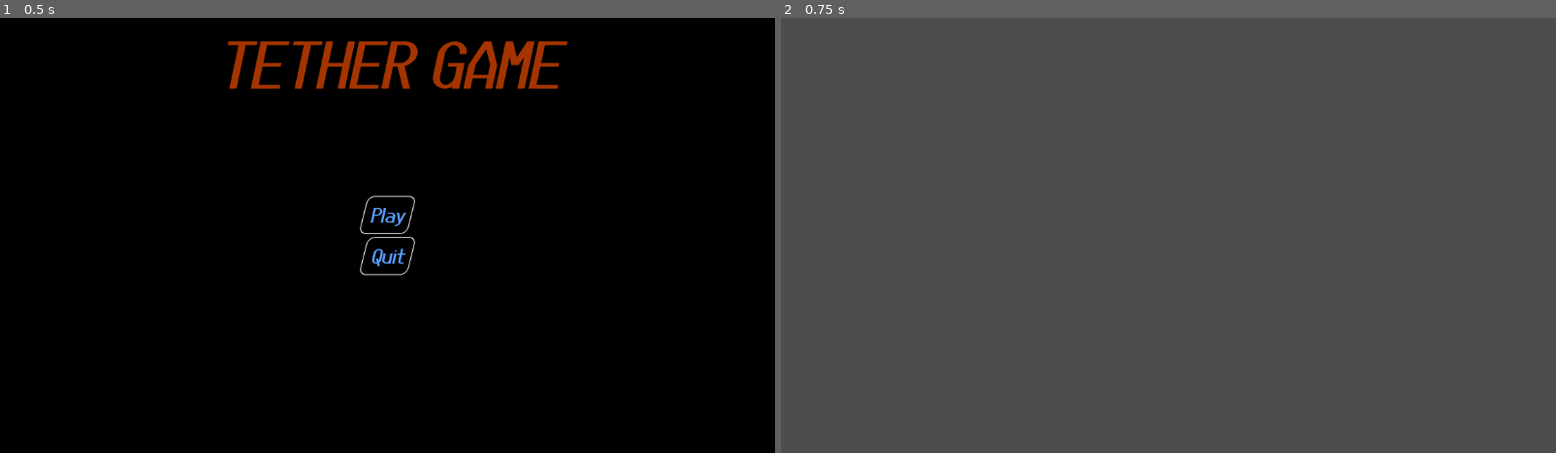
Above: before the commit, frames 1-2 (left to right).
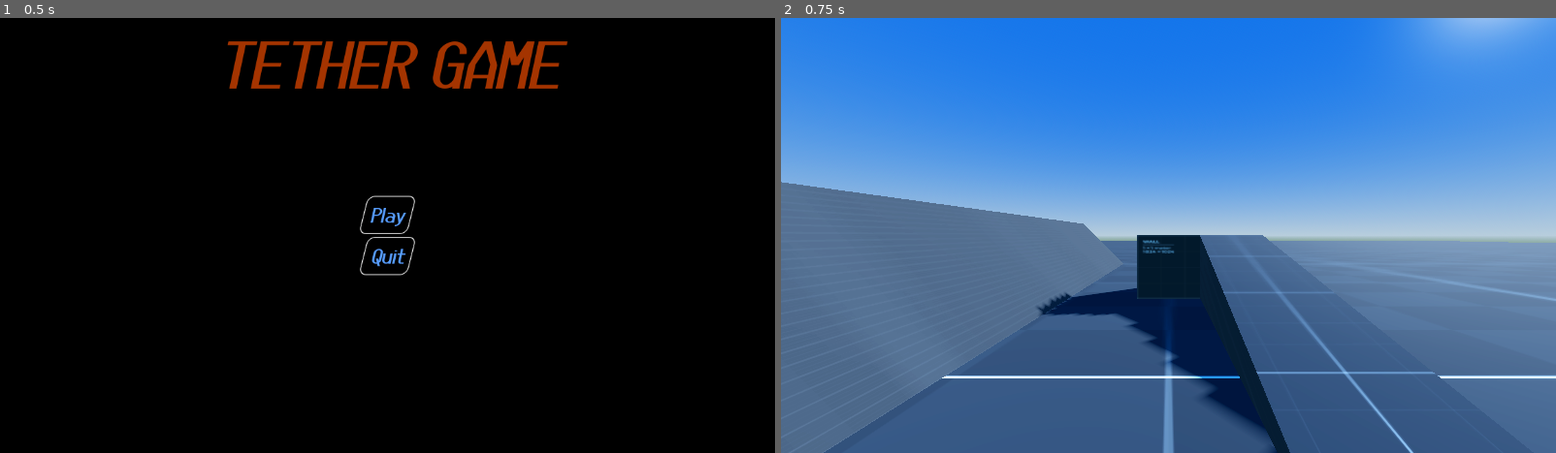
Above: after the commit, the same moments.

Repository: Kestrel280/tethergame
Game: Godot game, scene res://main.tscn
Same seed, same stepped clock (60 frames per second), same inputs: the game is played once before the commit and once after it.
Inputs:
- Up to frame 1 (0.5 s): no input
- Up to frame 2 (0.75 s): click "Play" at 0.5 s

Frame 1 is identical in both runs. In frame 2, 100% of the frame differs, in the area x 0-100%, y 0-100%.

Commit message:
Add Player with input controller and camera controller

Diff:
--- /dev/null
+++ b/Player.tscn
@@ -0,0 +1,28 @@
+[gd_scene load_steps=7 format=3 uid="uid://cmu3p2dw8cim5"]
+
+[ext_resource type="Script" uid="uid://bxc7aus4hrchs" path="res://classes/player.gd" id="1_xhfnw"]
+[ext_resource type="Script" uid="uid://dv5u34mk2sgl5" path="res://controllers/camera/camera_controller_player.gd" id="2_e80uo"]
+[ext_resource type="Script" uid="uid://bk2mg7jt7y2dm" path="res://controllers/input/input_controller_kbm.gd" id="3_cxr5p"]
+[ext_resource type="Script" uid="uid://b4dy0hm3wdem5" path="res://controllers/movement/movement_controller_player.gd" id="4_tdg3f"]
+
+[sub_resource type="CapsuleShape3D" id="CapsuleShape3D_xhfnw"]
+
+[sub_resource type="CapsuleMesh" id="CapsuleMesh_xhfnw"]
+
+[node name="Player" type="CharacterBody3D"]
+script = ExtResource("1_xhfnw")
+camera_controller_script = ExtResource("2_e80uo")
+input_controller_script = ExtResource("3_cxr5p")
+movement_controller_script = ExtResource("4_tdg3f")
+metadata/_custom_type_script = "uid://bxc7aus4hrchs"
+
+[node name="Collision_Mesh" type="CollisionShape3D" parent="."]
+shape = SubResource("CapsuleShape3D_xhfnw")
+
+[node name="Body_Model" type="MeshInstance3D" parent="."]
+mesh = SubResource("CapsuleMesh_xhfnw")
+
+[node name="Head" type="Node3D" parent="."]
+transform = Transform3D(1, 0, 0, 0, 1, 0, 0, 0, 1, 0, 0.5, 0)
+
+[node name="Camera3D" type="Camera3D" parent="Head"]
--- /dev/null
+++ b/classes/camera_controller.gd
@@ -0,0 +1,26 @@
+class_name Camera_Controller
+extends Resource
+
+
+# Users of the component must set these!
+var body : Node3D;
+var head : Node3D;
+var camera : Camera3D;
+
+
+func start(body : Node3D, head : Node3D, camera : Camera3D):
+	self.body = body;
+	self.head = head;
+	self.camera = camera;
+	print(body, head, camera);
+
+
+func look_at(dir : Vector3):
+	var rot_x = -dir.slide(Vector3(0, 1, 0)).angle_to(Vector3(0, 0, -1)); # project onto xz plane and get angle from -z axis
+	var rot_y = -dir.slide(Vector3(0, 0, 1)).angle_to(Vector3(1, 0, 0)); # up/down: project onto xy plane and get angle from x axis
+	set_rotation(rot_x, rot_y);
+
+
+func set_rotation(right : float, up : float):
+	body.rotation.y = right;
+	head.rotation.x = up;
--- /dev/null
+++ b/classes/input_controller.gd
@@ -0,0 +1,27 @@
+class_name Input_Controller
+extends Resource
+
+
+# Amount of x/y rotation since last fetched by rotation()
+var _rot_x : float = 0.0;
+var _rot_y : float = 0.0;
+
+
+func input_dir_flat() -> Vector3:
+	return Vector3.ZERO;
+
+
+func jumping() -> bool:
+	return false;
+
+
+func incremental_rotation() -> Vector2:
+	var x = _rot_x;
+	var y = _rot_y;
+	_rot_x = 0;
+	_rot_y = 0;
+	return Vector2(x, y);
+
+
+func _init() -> void:
+	Input.set_mouse_mode(Input.MOUSE_MODE_CAPTURED);
--- /dev/null
+++ b/classes/movement_controller.gd
@@ -0,0 +1,2 @@
+class_name Movement_Controller
+extends Resource
--- /dev/null
+++ b/classes/player.gd
@@ -0,0 +1,35 @@
+class_name Player
+extends CharacterBody3D
+
+@export var camera_controller_script : GDScript;
+@export var input_controller_script : GDScript;
+@export var movement_controller_script : GDScript;
+var camera_controller : Camera_Controller;
+var input_controller : Input_Controller;
+var movement_controller : Movement_Controller;
+
+
+var _rot : Vector2 = Vector2.ZERO;
+
+
+func _input(event) -> void:
+	input_controller.handle_input(event);
+
+
+func _ready() -> void:
+	camera_controller = camera_controller_script.new();
+	input_controller = input_controller_script.new();
+	movement_controller = movement_controller_script.new();
+	camera_controller.start(self, $Head, $Head/Camera3D);
+	pass
+
+
+func _physics_process(delta: float) -> void:
+	# Get player's inputs
+	var input_dir_flat = input_controller.input_dir_flat();
+	var holding_jump = input_controller.jumping();
+	_rot -= input_controller.incremental_rotation() * input_controller.sensitivity / ProjectSettings.get_setting("display/window/size/viewport_width");
+	_rot.x = wrapf(_rot.x, -PI, PI);
+	_rot.y = clampf(_rot.y, -PI/2, PI/2);
+
+	camera_controller.set_rotation(_rot.x, _rot.y);
--- /dev/null
+++ b/controllers/camera/camera_controller_player.gd
@@ -0,0 +1,9 @@
+extends Camera_Controller
+
+
+func _ready() -> void:
+	pass
+
+
+func _process(delta: float) -> void:
+	pass
--- /dev/null
+++ b/controllers/input/input_controller_kbm.gd
@@ -0,0 +1,19 @@
+extends Input_Controller
+
+
+@export_range(1.0, 25.0) var sensitivity : float = 4.0;
+
+
+func handle_input(event) -> void:
+	if event is InputEventMouse:
+		_rot_x += event.relative.x;
+		_rot_y += event.relative.y;
+
+
+func input_dir_flat() -> Vector3:
+	var input_2d = Input.get_vector("move_left", "move_right", "move_forward", "move_backward");
+	return Vector3(input_2d.x, 0, input_2d.y).normalized();
+
+
+func jumping() -> bool:
+	return Input.is_action_pressed("jump");
--- /dev/null
+++ b/controllers/movement/movement_controller_player.gd
@@ -0,0 +1 @@
+extends Movement_Controller
--- a/maps/test_level_1/test_level_1.tscn
+++ b/maps/test_level_1/test_level_1.tscn
@@ -1,9 +1,10 @@
-[gd_scene load_steps=20 format=3 uid="uid://c7evt6848gmsp"]
+[gd_scene load_steps=21 format=3 uid="uid://c7evt6848gmsp"]
 
 [ext_resource type="Script" uid="uid://bn50xtepv757k" path="res://classes/level.gd" id="1_otnkw"]
 [ext_resource type="Texture2D" uid="uid://mevtc730a8eg" path="res://textures/kenney_prototype_checker2.png" id="2_7v2bt"]
 [ext_resource type="Texture2D" uid="uid://c3f44qt1ylrdw" path="res://textures/kenney_prototype_wall.png" id="3_f4oj7"]
 [ext_resource type="Texture2D" uid="uid://bur5pqkbdc4qx" path="res://textures/kenney_prototype_multigrid.png" id="4_4vsd1"]
+[ext_resource type="PackedScene" uid="uid://cmu3p2dw8cim5" path="res://Player.tscn" id="5_7v2bt"]
 
 [sub_resource type="ProceduralSkyMaterial" id="ProceduralSkyMaterial_q7ijp"]
 sky_top_color = Color(0.0822872, 0.350402, 0.845244, 1)
@@ -109,3 +110,5 @@
 [node name="MeshInstance3D" type="MeshInstance3D" parent="Ramp"]
 mesh = SubResource("BoxMesh_kabis")
 skeleton = NodePath("../CollisionShape3D")
+
+[node name="Player" parent="." instance=ExtResource("5_7v2bt")]
--- a/project.godot
+++ b/project.godot
@@ -25,3 +25,28 @@
 "events": [Object(InputEventKey,"resource_local_to_scene":false,"resource_name":"","device":-1,"window_id":0,"alt_press …(192 unchanged characters)…
 ]
 }
+jump={
+"deadzone": 0.2,
+"events": [Object(InputEventKey,"resource_local_to_scene":false,"resource_name":"","device":-1,"window_id":0,"alt_pressed":false,"shift_pressed":false,"ctrl_pressed":false,"meta_pressed":false,"pressed":false,"keycode":0,"physical_keycode":32,"key_label":0,"unicode":32,"location":0,"echo":false,"script":null)
+]
+}
+move_forward={
+"deadzone": 0.2,
+"events": [Object(InputEventKey,"resource_local_to_scene":false,"resource_name":"","device":-1,"window_id":0,"alt_pressed":false,"shift_pressed":false,"ctrl_pressed":false,"meta_pressed":false,"pressed":false,"keycode":0,"physical_keycode":87,"key_label":0,"unicode":119,"location":0,"echo":false,"script":null)
+]
+}
+move_backward={
+"deadzone": 0.2,
+"events": [Object(InputEventKey,"resource_local_to_scene":false,"resource_name":"","device":-1,"window_id":0,"alt_pressed":false,"shift_pressed":false,"ctrl_pressed":false,"meta_pressed":false,"pressed":false,"keycode":0,"physical_keycode":83,"key_label":0,"unicode":115,"location":0,"echo":false,"script":null)
+]
+}
+move_left={
+"deadzone": 0.2,
+"events": [Object(InputEventKey,"resource_local_to_scene":false,"resource_name":"","device":-1,"window_id":0,"alt_pressed":false,"shift_pressed":false,"ctrl_pressed":false,"meta_pressed":false,"pressed":false,"keycode":0,"physical_keycode":65,"key_label":0,"unicode":97,"location":0,"echo":false,"script":null)
+]
+}
+move_right={
+"deadzone": 0.2,
+"events": [Object(InputEventKey,"resource_local_to_scene":false,"resource_name":"","device":-1,"window_id":0,"alt_pressed":false,"shift_pressed":false,"ctrl_pressed":false,"meta_pressed":false,"pressed":false,"keycode":0,"physical_keycode":68,"key_label":0,"unicode":100,"location":0,"echo":false,"script":null)
+]
+}
Not shown, added: classes/camera_controller.gd.uid
Not shown, added: classes/input_controller.gd.uid
Not shown, added: classes/movement_controller.gd.uid
Not shown, added: classes/player.gd.uid
Not shown, added: controllers/camera/camera_controller_player.gd.uid
Not shown, added: controllers/input/input_controller_kbm.gd.uid
Not shown, added: controllers/movement/movement_controller_player.gd.uid
Not shown, added: Player.tscn18631591465.tmp
